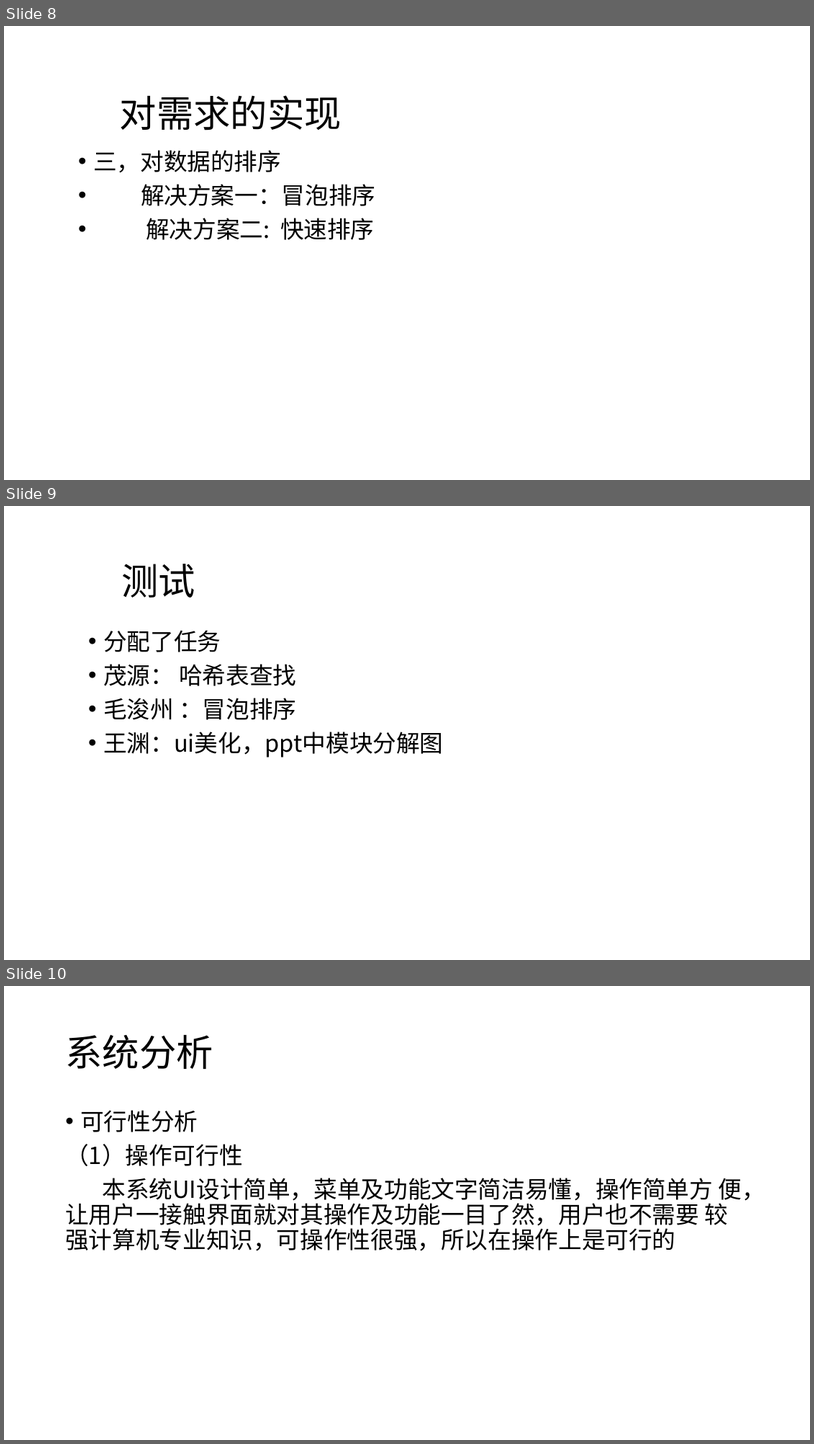
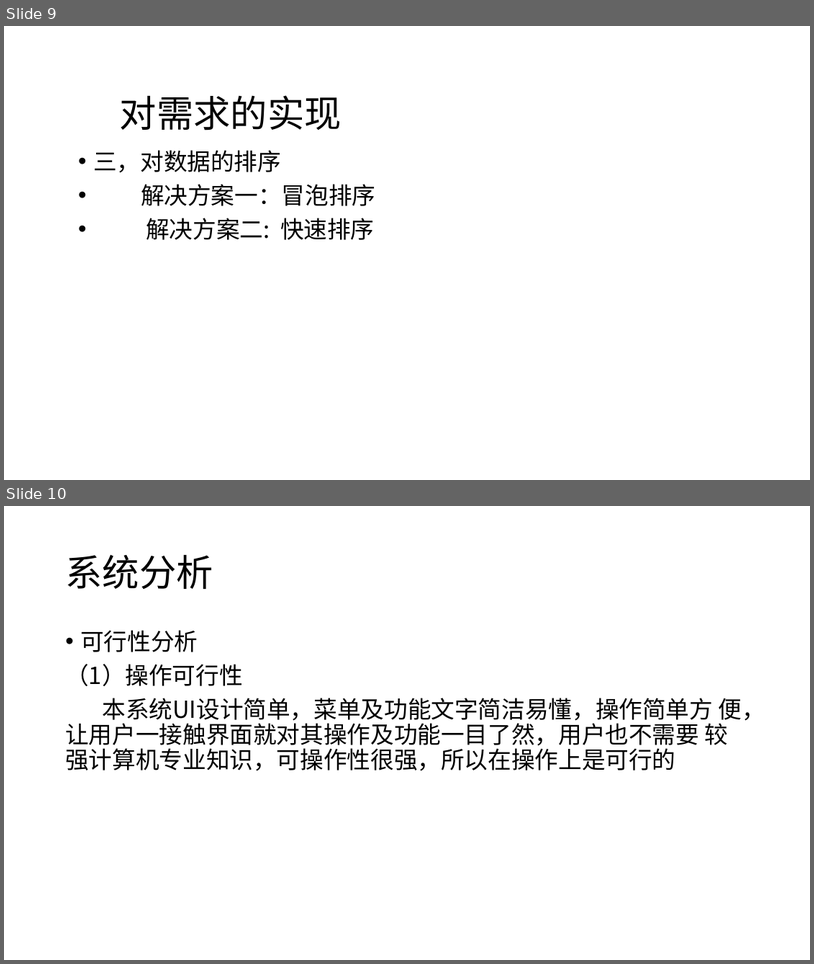
Before and after one commit to moriartyscat/--git, a slide deck: C语言期末作业.pptx. Shown one above the other, each under a label of ours: slides 8, 9 and 10 before the commit, slides 9 and 10 after it. The pictures are 814x1444 and 814x964 pixels, drawn with LibreOffice and Linux fonts; fonts in the diff are those of the drawing; background and template pictures are left out. Boxes give left, top, right and bottom in pixels: in the first picture for what was removed or moved away, otherwise in the second. Text is boxed around its words. In the diff, an @@ line names an element or a change of style, - is before the commit and + after.

```diff
--- a/C语言期末作业.pptx
+++ b/C语言期末作业.pptx
@@ slide 9 removed at [4, 506, 810, 960], background picture (left out) @@
@@ title removed at [121, 564, 196, 597] @@
-测试
@@ text removed at [103, 630, 443, 757] @@
-• 分配了任务
-• 茂源： 哈希表查找
-• 毛浚州 ：冒泡排序
-• 王渊：ui美化，ppt中模块分解图
@@ what was slide 8 is now slide 9 @@
```
Also in this commit, not shown: 3 slides changed, 4 slides added, 1 other file.
